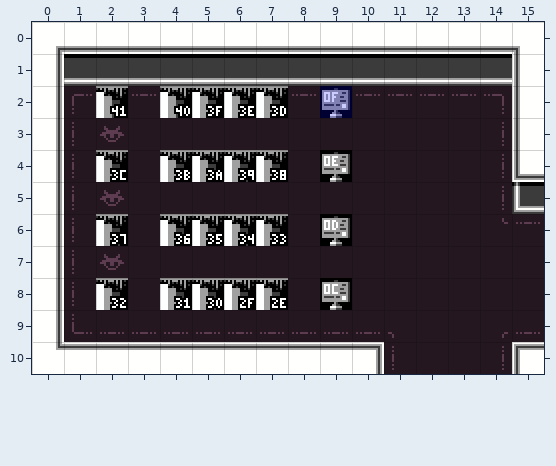
Tiled map, stored at art/rooms/Hub/DebugRoom4.tmx. The picture above was drawn from the file before the commit.
Cells are 16x16 px. Shown: x 0..15, y 0..10.
And afterwards:
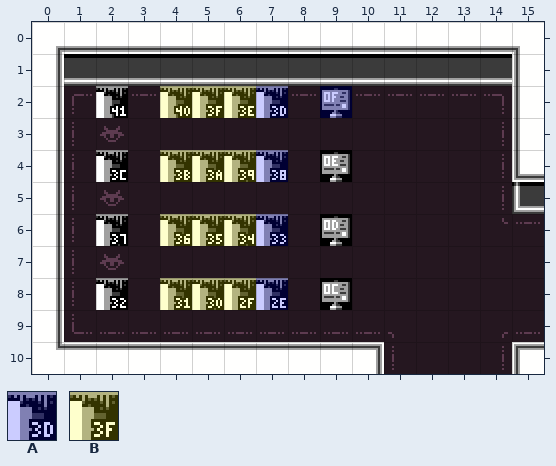
Key: from "Attributes": A 1, B 2.
_ is an empty cell.
See-through tiles are keyed as they look on the map.
From old to new:
Layer "Attributes":
There is now tile A in row 2 at x 7; in row 4 at x 7; in row 6 at x 7; in row 8 at x 7.
There is now tile B in row 2 at x 4 to 6; in row 4 at x 4 to 6; in row 6 at x 4 to 6; in row 8 at x 4 to 6.
Changed places in both pictures, as pixel boxes (x1, y1, x2, y2):
added: (160, 86, 288, 118)
added: (160, 150, 288, 182)
added: (160, 214, 288, 246)
added: (160, 278, 288, 310)
